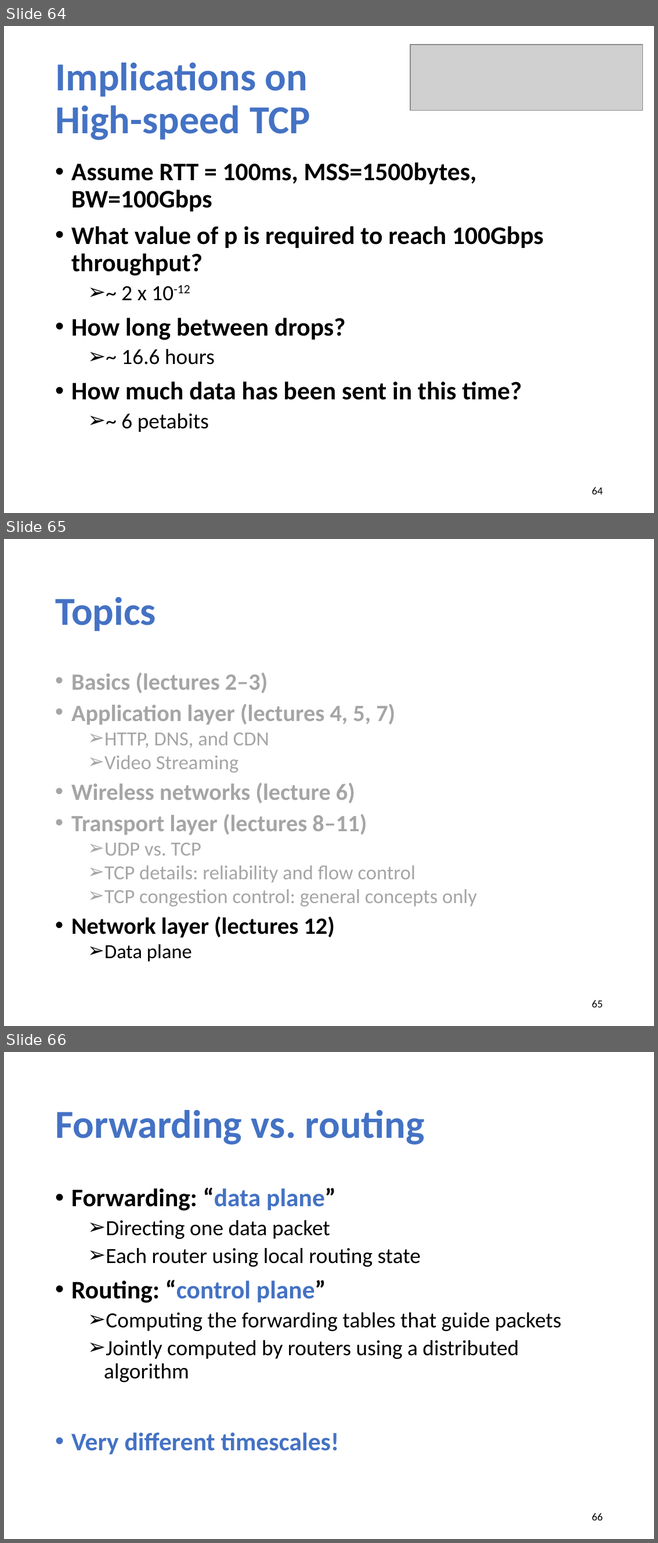
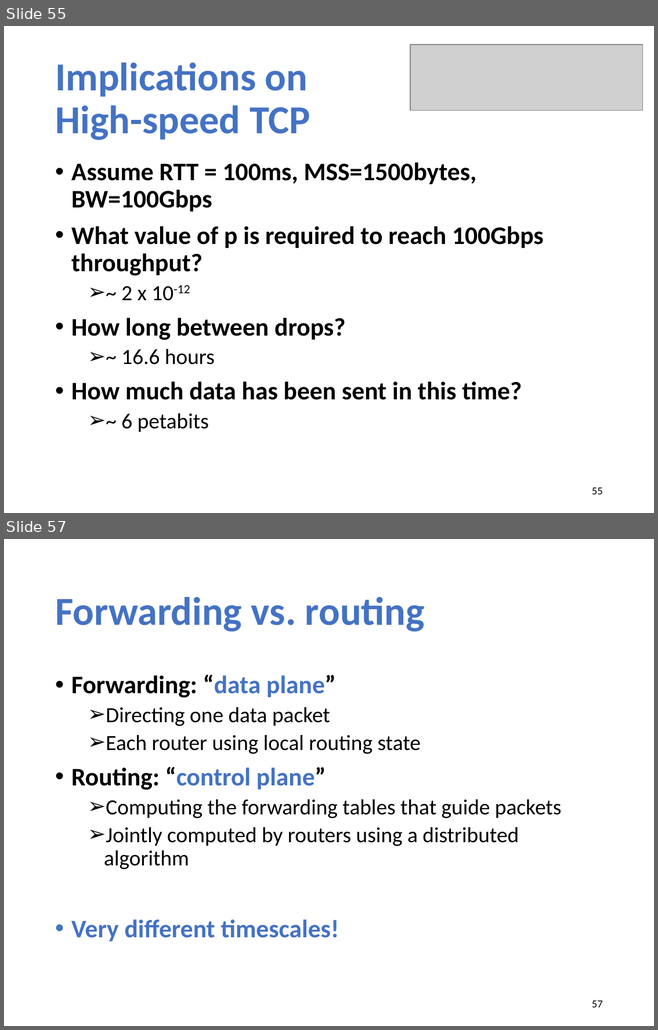
Before and after one commit to xinjin/course-net, a slide deck: slides/Midterm_review.pptx. Shown one above the other, each under a label of ours: slides 64, 65 and 66 before the commit, slides 55 and 57 after it; the slides between them are not shown. The pictures are 658x1543 and 658x1030 pixels, drawn with LibreOffice and Linux fonts; fonts in the diff are those of the drawing; grey boxes stand for pictures. Boxes give left, top, right and bottom in pixels: in the first picture for what was removed or moved away, otherwise in the second. Text is boxed around its words. In the diff, an @@ line names an element or a change of style, - is before the commit and + after.

```diff
--- a/slides/Midterm_review.pptx
+++ b/slides/Midterm_review.pptx
@@ slide 65 removed at bbox=[4, 539, 654, 1026], background #FFFFFF @@
@@ title removed at bbox=[55, 597, 156, 631] @@
-Topics
@@ text removed at bbox=[71, 672, 477, 962] @@
-• Basics (lectures 2–3)
-• Application layer (lectures 4, 5, 7)
-  ➢ HTTP, DNS, and CDN
-  ➢ Video Streaming
-• Wireless networks (lecture 6)
-• Transport layer (lectures 8–11)
-  ➢ UDP vs. TCP
-  ➢ TCP details: reliability and flow control
-  ➢ TCP congestion control: general concepts only
-• Network layer (lectures 12)
-  ➢ Data plane
@@ page number removed at bbox=[592, 1000, 603, 1008] @@
-65
@@ what was slide 64 is now slide 55 @@
@@ page number at bbox=[592, 488, 603, 495]: text changed @@
-64
+55
@@ what was slide 66 is now slide 57 @@
@@ page number at bbox=[592, 1001, 603, 1008]: text changed @@
-66
+57
```
Also in this commit, not shown: 6 slides changed, 8 other slides removed.
